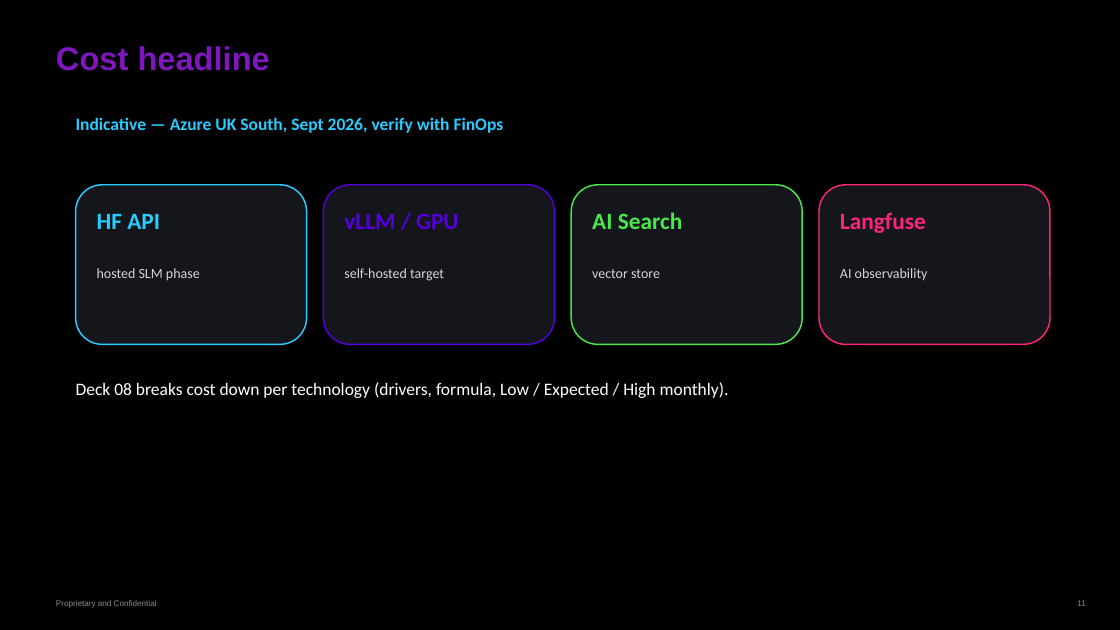
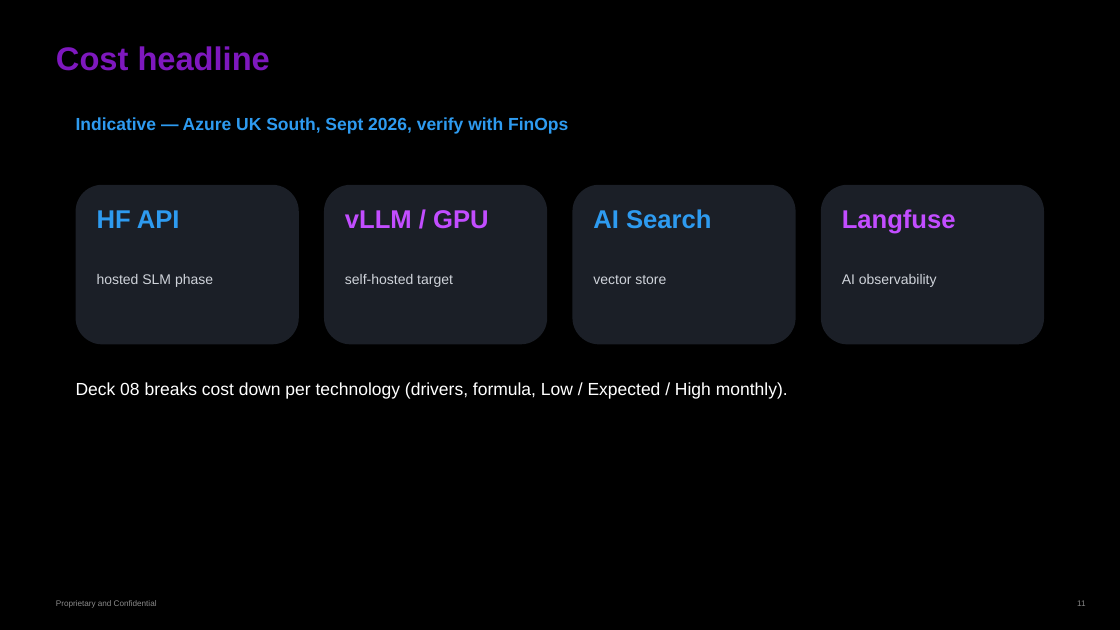
Before and after one commit to gobimca87/PF-FT, a slide deck: slide 11 of docs/PPT/00-overview.pptx. Drawn at 1120x630 pixels with LibreOffice and Linux fonts; fonts in the diff are those of the drawing; background and template pictures are left out. Boxes give left, top, right and bottom in pixels: in the first picture for what was removed or moved away, otherwise in the second. Text is boxed around its words. In the diff, an @@ line names an element or a change of style, - is before the commit and + after.

```diff
--- a/docs/PPT/00-overview.pptx
+++ b/docs/PPT/00-overview.pptx
@@ text "Indicative — Azure UK South, ..." at <box>76,117,568,134</box>: font Calibri to Arial, text colour #2ACCFF to #2E9BF0 @@
@@ rounded rectangle: place and size @@
-rounded rectangle at <box>76,185,307,344</box>
+rounded rectangle at <box>76,185,299,344</box>
@@ rounded rectangle at <box>76,185,299,344</box>: fill #14161C to #1B1F27; outline #2ACCFF 1.25 pt to none @@
@@ text "HF API" at <box>97,210,180,228</box>: size 20 to 22 pt, font Calibri to Arial, text colour #2ACCFF to #2E9BF0 @@
@@ rounded rectangle: place and size @@
-rounded rectangle at <box>323,185,555,344</box>
+rounded rectangle at <box>324,185,548,344</box>
@@ rounded rectangle at <box>324,185,548,344</box>: fill #14161C to #1B1F27; outline #5300DB 1.25 pt to none @@
@@ text "vLLM / GPU" at <box>345,210,489,229</box>: size 20 to 22 pt, font Calibri to Arial, text colour #5300DB to #C24DFF @@
@@ rounded rectangle: place and size @@
-rounded rectangle at <box>571,185,802,344</box>
+rounded rectangle at <box>573,185,797,344</box>
@@ rounded rectangle at <box>573,185,797,344</box>: fill #14161C to #1B1F27; outline #48E84A 1.25 pt to none @@
@@ text "AI Search" at <box>593,209,711,229</box>: size 20 to 22 pt, font Calibri to Arial, text colour #48E84A to #2E9BF0 @@
@@ rounded rectangle: place and size @@
-rounded rectangle at <box>819,185,1050,344</box>
+rounded rectangle at <box>821,185,1044,344</box>
@@ rounded rectangle at <box>821,185,1044,344</box>: fill #14161C to #1B1F27; outline #FE2579 1.25 pt to none @@
@@ text "Langfuse" at <box>842,209,956,234</box>: size 20 to 22 pt, font Calibri to Arial, text colour #FE2579 to #C24DFF @@
@@ font Calibri to Arial, text colour #D5D5D5 to #CFD3DA in 4 elements at <box>593,275,666,284</box>, <box>842,274,937,287</box>, <box>345,274,453,287</box>, <box>97,274,213,287</box> @@
@@ text "Deck 08 breaks cost down ..." at <box>76,382,788,399</box>: font Calibri to Arial @@
```
Also in this commit, not shown: 11 other slides changed, 3 other files.
